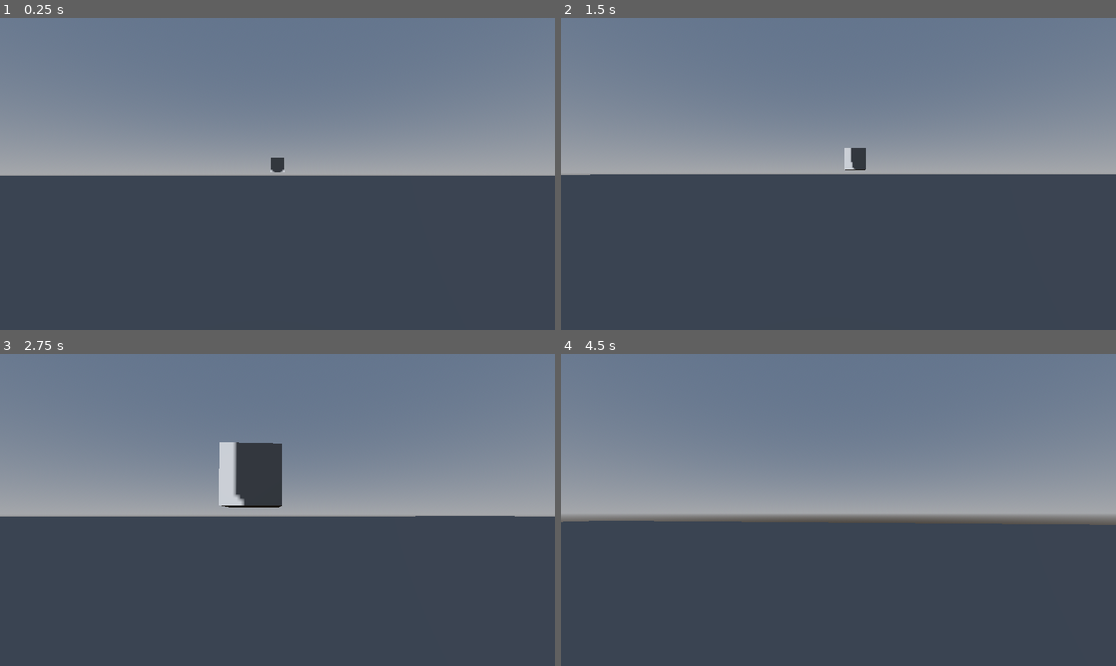
Above: before the commit, frames 1-4 (two rows, left to right).
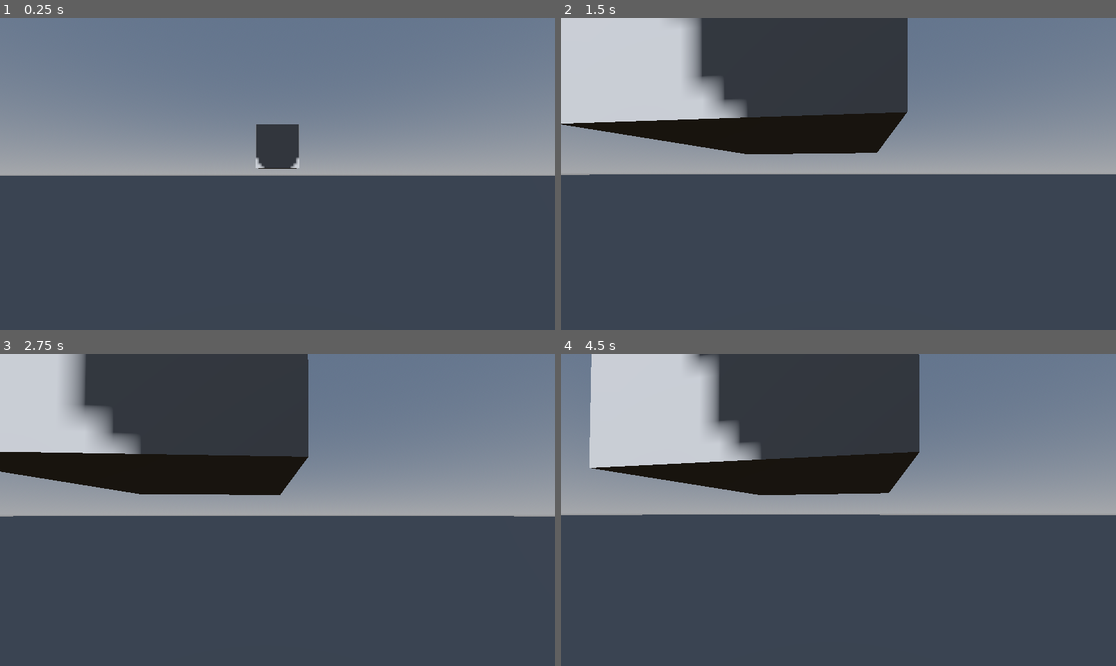
Above: after the commit, the same moments.

Repository: FranciscoAlbiol/nobody-casino-godot
Game: Godot game, scene res://Assets/Scenes/main(testing).tscn
Two runs of this game, one before a commit and one after it. Both use one fixed random seed, a clock stepped at 60 frames per second and the inputs below. The engine's default icon, where the game draws it, is replaced by a stand-in: a white triangle on a blue panel in a dark square.
Inputs (mouse positions are in pixels of both pictures, inside the frame that each line leads up to):
- Up to frame 1 (0.25 s): no input
- Up to frame 2 (1.5 s): tap Enter (ui_accept) at 0.5, 0.77, 1.07 s; move the mouse to (866, 174) at 0.52 s; hold Up (ui_up) from 0.53 s (still down); tap E (interact_game, bound only after the commit) at 0.6 s; tap Space (interact_talk, bound only after the commit) at 0.8, 1.35 s; move the mouse to (810, 174) at 1.27 s
- Up to frame 3 (2.75 s): keep holding Up (ui_up); tap Enter (ui_accept) at 1.52, 1.55, 1.82, 2.1 s; move the mouse to (288, 503) at 2.02 s; tap E (interact_game, bound only after the commit) at 2.3 s
- Up to frame 4 (4.5 s): keep holding Up (ui_up); move the mouse to (832, 516) at 2.77 s; tap E (interact_game, bound only after the commit) at 2.85, 4.35 s; tap Enter (ui_accept) at 3.02, 3.32, 3.77, 3.8, 4.07 s; tap Space (interact_talk, bound only after the commit) at 3.05, 3.6 s; move the mouse to (877, 513) at 3.52 s; tap Escape (ui_cancel) at 4.15 s; move the mouse to (794, 506) at 4.27 s

The runs differ from the first frame. In frame 1, 1.0% of the frame differs, in the area x 46-54%, y 34-50%; in frame 2, 25%; in frame 3, 24%; in frame 4, 27%, in the area x 0-100%, y 0-55%.

Commit message:
camera focus for interaction

Diff:
--- a/Assets/Prefabs/player.tscn
+++ b/Assets/Prefabs/player.tscn
@@ -1,6 +1,8 @@
 [gd_scene format=3 uid="uid://0frg8r6omj2r"]
 
-[ext_resource type="Script" uid="uid://bbm217y677pmx" path="res://Assets/Prefabs/player_movement.gd" id="1_l4mef"]
+[ext_resource type="Script" uid="uid://bbm217y677pmx" path="res://Assets/Scripts/player_movement.gd" id="1_l4mef"]
+[ext_resource type="Script" uid="uid://b1qtftt344y2k" path="res://Assets/Scripts/Player_Interaction.gd" id="2_tgki7"]
+[ext_resource type="Texture2D" uid="uid://cyvakgwow6dv" path="res://icon.svg" id="3_ebihn"]
 
 [sub_resource type="CapsuleMesh" id="CapsuleMesh_poxnu"]
 
@@ -9,6 +11,15 @@
 
 [node name="Player" type="CharacterBody3D" unique_id=821089496]
 script = ExtResource("1_l4mef")
+
+[node name="Player Interaction" type="Node3D" parent="." unique_id=2075380535 node_paths=PackedStringArray("player_camera", "interaction_raycast", "movement_script", "fade_rect", "interact_notif", "talk_notif")]
+script = ExtResource("2_tgki7")
+player_camera = NodePath("../Camera3D")
+interaction_raycast = NodePath("../Camera3D/RayCast3D")
+movement_script = NodePath("..")
+fade_rect = NodePath("../Player UI/BlackFade")
+interact_notif = NodePath("../Player UI/InteracionIcon")
+talk_notif = NodePath("../Player UI/InteracionIcon")
 
 [node name="MeshInstance3D" type="MeshInstance3D" parent="." unique_id=1795144840]
 transform = Transform3D(1, 0, 0, 0, 1, 0, 0, 0, 1, 0, 1, 0)
@@ -20,3 +31,35 @@
 
 [node name="Camera3D" type="Camera3D" parent="." unique_id=1869054866]
 unique_name_in_owner = true
+
+[node name="RayCast3D" type="RayCast3D" parent="Camera3D" unique_id=1720866225]
+
+[node name="Player UI" type="Control" parent="." unique_id=1094032563]
+layout_mode = 3
+anchors_preset = 0
+offset_right = 40.0
+offset_bottom = 40.0
+
+[node name="BlackFade" type="ColorRect" parent="Player UI" unique_id=800205395]
+light_mask = 0
+visibility_layer = 512
+z_index = -1
+layout_mode = 0
+offset_right = 1158.0
+offset_bottom = 654.0
+mouse_filter = 2
+color = Color(0, 0, 0, 0)
+
+[node name="InteracionIcon" type="TextureRect" parent="Player UI" unique_id=1807014676]
+visible = false
+layout_mode = 0
+offset_right = 40.0
+offset_bottom = 40.0
+texture = ExtResource("3_ebihn")
+
+[node name="TalkIcon" type="TextureRect" parent="Player UI" unique_id=1716443330]
+visible = false
+layout_mode = 0
+offset_right = 40.0
+offset_bottom = 40.0
+texture = ExtResource("3_ebihn")
--- a/Assets/Scenes/main(testing).tscn
+++ b/Assets/Scenes/main(testing).tscn
@@ -1,12 +1,15 @@
 [gd_scene format=3 uid="uid://ddyhxnbw3w0wu"]
 
 [ext_resource type="PackedScene" uid="uid://0frg8r6omj2r" path="res://Assets/Prefabs/player.tscn" id="1_ssmyu"]
+[ext_resource type="Script" uid="uid://fiww35vwqfx2" path="res://Assets/Scripts/Interactable.gd" id="2_a5065"]
 
 [sub_resource type="WorldBoundaryShape3D" id="WorldBoundaryShape3D_aillh"]
 
 [sub_resource type="PlaneMesh" id="PlaneMesh_ssmyu"]
 
 [sub_resource type="BoxMesh" id="BoxMesh_a5065"]
+
+[sub_resource type="BoxShape3D" id="BoxShape3D_rg1sq"]
 
 [sub_resource type="ProceduralSkyMaterial" id="ProceduralSkyMaterial_ssmyu"]
 
@@ -34,10 +37,21 @@
 [node name="DirectionalLight3D" type="DirectionalLight3D" parent="." unique_id=1985279397]
 transform = Transform3D(1, 0, 0, 0, 1, 0, 0, 0, 1, 0, 23, 0)
 shadow_enabled = true
+sky_mode = 1
 
-[node name="MeshInstance3D" type="MeshInstance3D" parent="." unique_id=1946014716]
-transform = Transform3D(1, 0, 0, 0, 1, 0, 0, 0, 1, 0, 1, -14.681)
+[node name="MeshInstance3D" type="MeshInstance3D" parent="." unique_id=1946014716 node_paths=PackedStringArray("interactable_camera")]
+transform = Transform3D(1, 0, 0, 0, 1, 0, 0, 0, 1, 0, 1, -5.2149124)
 mesh = SubResource("BoxMesh_a5065")
+script = ExtResource("2_a5065")
+interactable_camera = NodePath("interaction_test_camera")
+
+[node name="StaticBody3D" type="StaticBody3D" parent="MeshInstance3D" unique_id=1073172779]
+
+[node name="CollisionShape3D" type="CollisionShape3D" parent="MeshInstance3D/StaticBody3D" unique_id=1683407702]
+shape = SubResource("BoxShape3D_rg1sq")
+
+[node name="interaction_test_camera" type="Camera3D" parent="MeshInstance3D" unique_id=1438568812]
+transform = Transform3D(1, 0, 0, 0, 1, 0, 0, 0, 1, 0, 0, 1.625783)
 
 [node name="WorldEnvironment" type="WorldEnvironment" parent="." unique_id=1220396770]
 environment = SubResource("Environment_rg1sq")
--- /dev/null
+++ b/Assets/Scripts/Interactable.gd
@@ -0,0 +1,6 @@
+class_name Interactable
+extends Node3D
+
+@export var minigame_to_start: String = ""
+@export var interactable_camera: Camera3D
+@export var trigger: Node # Replace with your Dialogue/Trigger node type
--- /dev/null
+++ b/Assets/Scripts/Player_Interaction.gd
@@ -0,0 +1,131 @@
+extends Node3D
+
+@export var interact_range: float = 5.0
+@export var player_camera: Camera3D
+@export var interaction_raycast: RayCast3D
+@export var transition_duration: float = 1.0
+@export var movement_script: CharacterBody3D # Player movement
+
+# UI
+@export var fade_rect: ColorRect
+@export var interact_notif: Control
+@export var talk_notif: Control
+
+var current_hovered: Interactable = null
+var current_active: Interactable = null
+
+var is_interacting: bool = false
+var is_transitioning: bool = false
+var input_cooldown: bool = false
+
+func _ready() -> void:
+	# Configure the raycast programmatically based on range
+	if interaction_raycast:
+		interaction_raycast.target_position = Vector3(0, 0, -interact_range)
+		interaction_raycast.enabled = true
+
+func _process(_delta: float) -> void:
+	if is_transitioning:
+		return
+
+	if input_cooldown:
+		input_cooldown = false
+		return
+
+	if is_interacting:
+		if Input.is_action_just_pressed("ui_cancel"): # ESC key
+			if current_active and (current_active.trigger == null or current_active.trigger.has_seen_index()):
+				end_dialogue()
+		return
+
+	var hovered: Interactable = null
+	if interaction_raycast.is_colliding():
+		var collider = interaction_raycast.get_collider()
+		if collider:
+			hovered = collider if collider is Interactable else collider.get_parent() as Interactable
+
+	if hovered != current_hovered:
+		if current_hovered:
+			interact_notif.visible = false
+			talk_notif.visible = false
+
+		current_hovered = hovered
+
+		if current_hovered:
+			var is_game: bool = not current_hovered.minigame_to_start.is_empty()
+			interact_notif.visible = is_game
+			talk_notif.visible = not is_game
+
+	if not interaction_raycast.is_colliding():
+		interact_notif.visible = false
+		talk_notif.visible = false
+
+	if current_hovered:
+		#var is_game: bool = not current_hovered.minigame_to_start.is_empty()
+		var is_game = true; #this is just for debugging reaons
+
+		# interact_game: E // interact_talk: Space
+		var pressed: bool = Input.is_action_just_pressed("interact_game") if is_game else Input.is_action_just_pressed("interact_talk")
+
+		if pressed:
+			if not current_hovered.interactable_camera:
+				return
+
+			current_active = current_hovered
+			interact_notif.visible = false
+			talk_notif.visible = false
+			current_hovered = null
+
+			transition_camera(player_camera, current_active.interactable_camera, true)
+
+func end_interaction() -> void:
+	if not current_active:
+		return
+	is_interacting = false
+	transition_camera(current_active.interactable_camera, player_camera, false)
+
+func transition_camera(from_cam: Camera3D, to_cam: Camera3D, entering_interaction: bool) -> void:
+	is_transitioning = true
+	interact_notif.visible = false
+	talk_notif.visible = false
+
+	var half_duration: float = transition_duration / 2.0
+
+	var tween = create_tween()
+	tween.tween_property(fade_rect, "color:a", 1.0, half_duration)
+	await tween.finished
+
+	from_cam.current = false
+	to_cam.current = true
+
+	if entering_interaction:
+		is_interacting = true
+		input_cooldown = true
+		if movement_script.has_method("set_input_enabled"):
+			movement_script.set_input_enabled(false)
+		Input.mouse_mode = Input.MOUSE_MODE_VISIBLE
+
+		if current_active and current_active.trigger:
+			current_active.trigger.start_dialogue()
+		elif current_active and not current_active.minigame_to_start.is_empty():
+			start_minigame(current_active.minigame_to_start)
+	else:
+		is_interacting = false
+		current_active = null
+		if movement_script.has_method("set_input_enabled"):
+			movement_script.set_input_enabled(true)
+		Input.mouse_mode = Input.MOUSE_MODE_CAPTURED
+
+	var tween_back = create_tween()
+	tween_back.tween_property(fade_rect, "color:a", 0.0, half_duration)
+	await tween_back.finished
+
+	is_transitioning = false
+
+#estas dos habrá que moverlas a un DialogueManager y GameManager respectivamente
+func end_dialogue():
+	transition_camera(current_active.interactable_camera, player_camera, false)
+
+
+func start_minigame(minigame : String):
+	pass
--- a/Assets/Prefabs/player_movement.gd
+++ b/Assets/Scripts/player_movement.gd
@@ -28,10 +28,6 @@
 	if not is_on_floor():
 		velocity += get_gravity() * delta
 
-	# Handle jump.
-	if Input.is_action_just_pressed("ui_accept") and is_on_floor():
-		velocity.y = JUMP_VELOCITY
-
 	# Get the input direction and handle the movement/deceleration.
 	# As good practice, you should replace UI actions with custom gameplay actions.
 	var input_dir := Input.get_vector("ui_left", "ui_right", "ui_up", "ui_down")
--- a/project.godot
+++ b/project.godot
@@ -15,6 +15,19 @@
 config/features=PackedStringArray("4.6", "Forward Plus")
 config/icon="res://icon.svg"
 
+[input]
+
+interact_game={
+"deadzone": 0.2,
+"events": [Object(InputEventKey,"resource_local_to_scene":false,"resource_name":"","device":-1,"window_id":0,"alt_pressed":false,"shift_pressed":false,"ctrl_pressed":false,"meta_pressed":false,"pressed":false,"keycode":0,"physical_keycode":69,"key_label":0,"unicode":101,"location":0,"echo":false,"script":null)
+]
+}
+interact_talk={
+"deadzone": 0.2,
+"events": [Object(InputEventKey,"resource_local_to_scene":false,"resource_name":"","device":-1,"window_id":0,"alt_pressed":false,"shift_pressed":false,"ctrl_pressed":false,"meta_pressed":false,"pressed":false,"keycode":0,"physical_keycode":32,"key_label":0,"unicode":32,"location":0,"echo":false,"script":null)
+]
+}
+
 [physics]
 
 3d/physics_engine="Jolt Physics"
Not shown, added: Assets/Scripts/Interactable.gd.uid
Not shown, added: Assets/Scripts/Player_Interaction.gd.uid
Renamed: Assets/Prefabs/player_movement.gd.uid -> Assets/Scripts/player_movement.gd.uid
